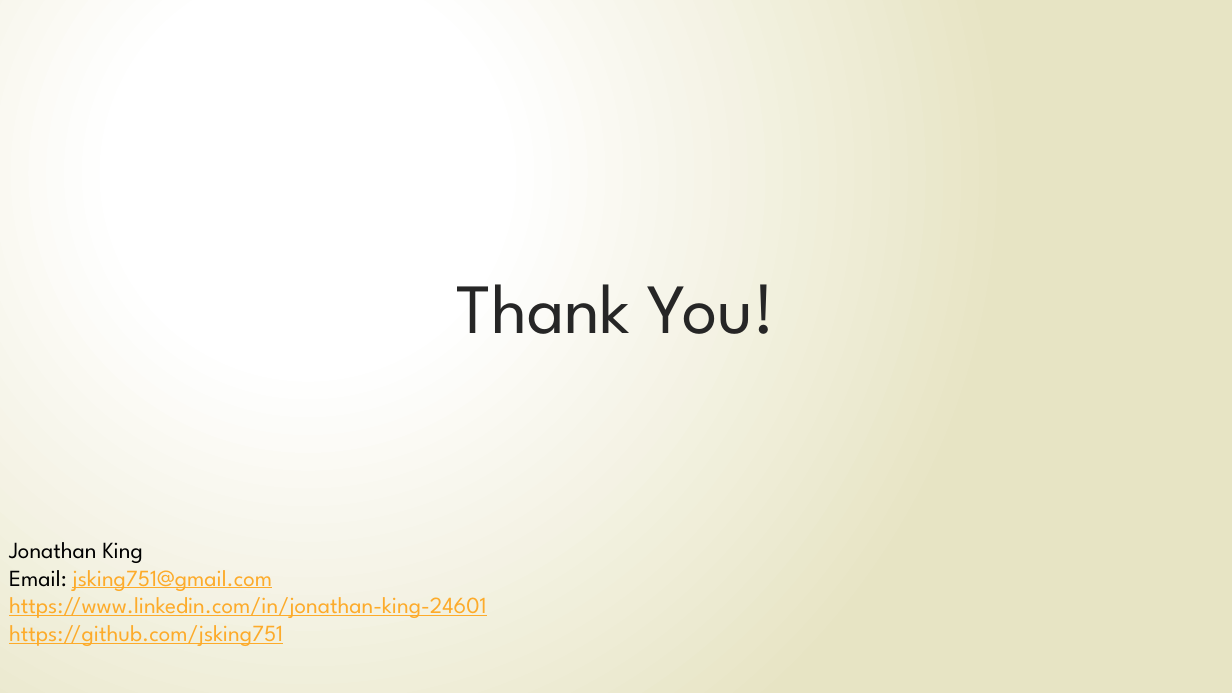
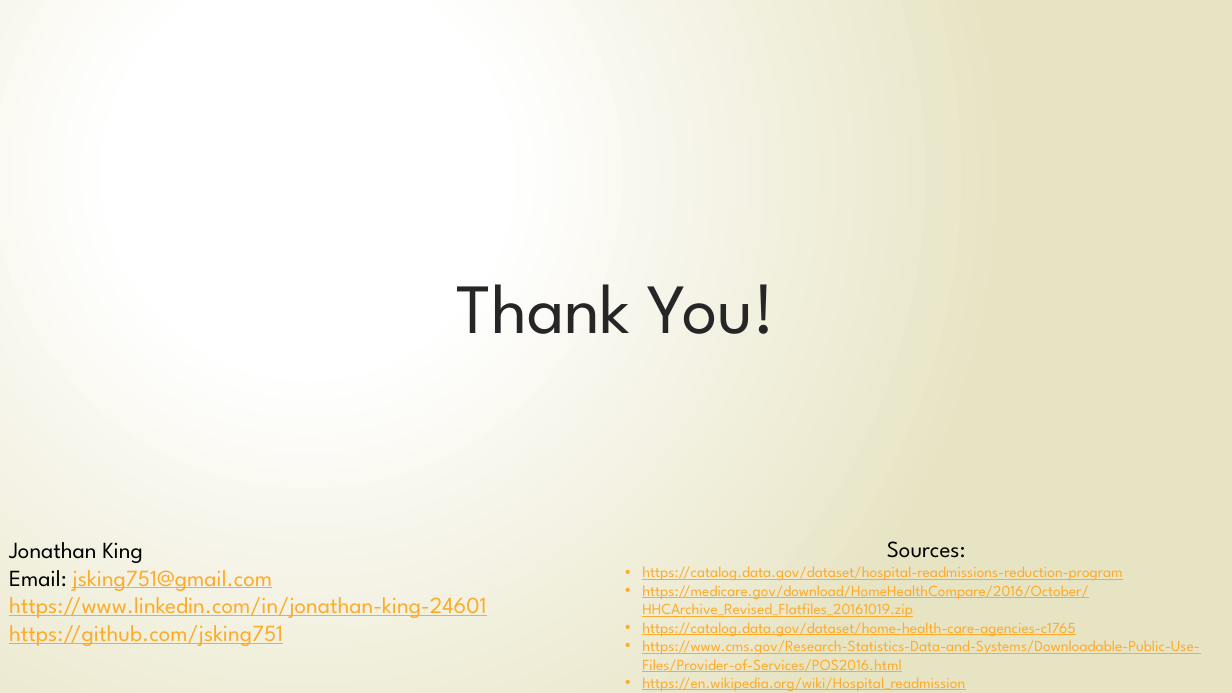
Before and after one commit to jsking751/Capstone_1, a slide deck: slide 12 of Capstone_1_Slide_Deck.pptx. Drawn at 1232x693 pixels with LibreOffice and Linux fonts; fonts in the diff are those of the drawing. Boxes give left, top, right and bottom in pixels: in the first picture for what was removed or moved away, otherwise in the second. Text is boxed around its words. In the diff, an @@ line names an element or a change of style, - is before the commit and + after.

```diff
--- a/Capstone_1_Slide_Deck.pptx
+++ b/Capstone_1_Slide_Deck.pptx
@@ text added at box(642, 541, 1200, 692), 12 pt, text #FDAB2A, underline @@
+Sources:
+• https://catalog.data.gov/dataset/hospital-readmissions-reduction-program
+• https://medicare.gov/download/HomeHealthCompare/2016/October/HHCArchive_Revised_Flatfiles_20161019.zip
+• https://catalog.data.gov/dataset/home-health-care-agencies-c1765
+• https://www.cms.gov/Research-Statistics-Data-and-Systems/Downloadable-Public-Use-Files/Provider-of-Services/POS2016.html
+• https://en.wikipedia.org/wiki/Hospital_readmission
```
Also in this commit, not shown: 9 other slides changed.
